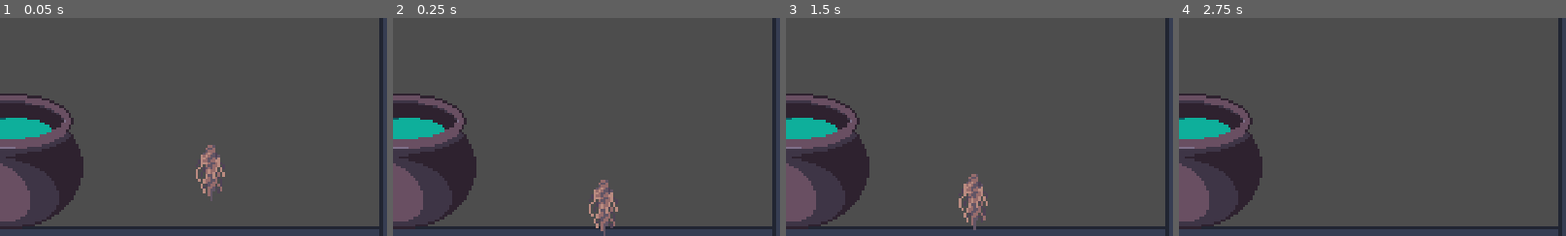
Above: before the commit, frames 1-4 (left to right).
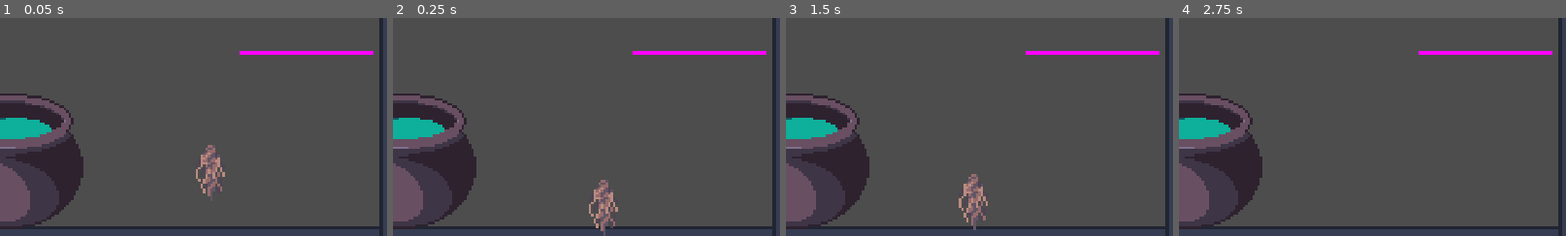
Above: after the commit, the same moments.

Repository: HuskyGameDev/2024s-team3
Game: Godot game, scene res://Scenes/Main.tscn
Same seed, same stepped clock (60 frames per second), same inputs: the game is played once before the commit and once after it. Before the commit the project starts from res://Levels/Main.tscn. The engine's default icon, where the game draws it, is replaced by a stand-in: a white triangle on a blue panel in a dark square.
Inputs (mouse positions are % of the whole screen's width and height, from its top left):
- Up to frame 1 (0.05 s): no input
- Up to frame 2 (0.25 s): no input
- Up to frame 3 (1.5 s): tap Enter at 0.5 s; drag from (51, 82) to (60, 28) at 0.52 s; tap Space at 1.25 s; drag from (78, 93) to (51, 82) at 1.27 s
- Up to frame 4 (2.75 s): move the mouse to (24, 93) at 2.02 s; press the mouse at (24, 93) at 2.03 s
The pictures show only the part of the screen within x 50-100%, y 50-100%; the shares and areas given below are measured in that part.

The runs differ from the first frame. In frame 1, 0.6% of the frame differs, in the area x 61-97%, y 15-17%; in frame 2, 0.6%; in frame 3, 0.6%; in frame 4, 0.6%.
Error before the commit: Invalid access to property or key 'name' on a base object of type 'Nil'. (res://Levels/save_game.gd:8)

Commit message:
started on shelf

Diff:
--- a/Levels/Main.tscn
+++ b/Scenes/Main.tscn
@@ -1,11 +1,11 @@
-[gd_scene load_steps=9 format=3 uid="uid://pvvnkdn6u7y5"]
+[gd_scene load_steps=12 format=3 uid="uid://pvvnkdn6u7y5"]
 
 [ext_resource type="Texture2D" uid="uid://c1na8wlk3ld7h" path="res://Assets/Sprites/icon.svg" id="3_hxi6g"]
 [ext_resource type="PackedScene" uid="uid://cjjarcohy2vqe" path="res://Objects/Stations/Cauldron.tscn" id="3_linin"]
 [ext_resource type="PackedScene" uid="uid://6acoxw3otoc3" path="res://Objects/Ingredients/Ingredient.tscn" id="4_2mp38"]
 [ext_resource type="Resource" uid="uid://co3ioqsw3cskg" path="res://Objects/Ingredients/Resources/thistle_root.tres" id="4_ajrum"]
 [ext_resource type="Resource" uid="uid://cpu7godbyopie" path="res://Objects/Ingredients/Resources/nightshade_petals.tres" id="5_rir7j"]
-[ext_resource type="Script" path="res://Levels/save_game.gd" id="6_d8n68"]
+[ext_resource type="Script" path="res://Scenes/save_game.gd" id="6_d8n68"]
 
 [sub_resource type="GDScript" id="GDScript_jaq21"]
 script/source = "extends Node2D
@@ -21,10 +21,21 @@
 	potion.rigidbody.apply_central_impulse(Vector2(throwAngle, -2000))
 
 
+func _on_shelf_body_entered(body):
+	body.rotation = 0
+	print(\"entered\")
 "
 
 [sub_resource type="RectangleShape2D" id="RectangleShape2D_1aqou"]
 size = Vector2(417, 39.5)
+
+[sub_resource type="RectangleShape2D" id="RectangleShape2D_kyrvs"]
+size = Vector2(330, 114)
+
+[sub_resource type="RectangleShape2D" id="RectangleShape2D_1qc2w"]
+size = Vector2(0.990187, 0.888833)
+
+[sub_resource type="PlaceholderTexture2D" id="PlaceholderTexture2D_c4ekw"]
 
 [node name="Main" type="Node2D"]
 script = SubResource("GDScript_jaq21")
@@ -103,4 +114,26 @@
 [node name="SaveGame" type="Node2D" parent="."]
 script = ExtResource("6_d8n68")
 
+[node name="shelfArea" type="Area2D" parent="."]
+position = Vector2(0.000244141, 6.10352e-05)
+scale = Vector2(1, 1)
+
+[node name="CollisionShape2D" type="CollisionShape2D" parent="shelfArea"]
+position = Vector2(1721, 574)
+shape = SubResource("RectangleShape2D_kyrvs")
+
+[node name="shelf" type="StaticBody2D" parent="shelfArea"]
+scale = Vector2(1, 1)
+
+[node name="CollisionShape2D" type="CollisionShape2D" parent="shelfArea/shelf"]
+position = Vector2(1721, 627)
+scale = Vector2(331.25, 11.25)
+shape = SubResource("RectangleShape2D_1qc2w")
+
+[node name="Sprite2D" type="Sprite2D" parent="shelfArea"]
+position = Vector2(1721, 626.5)
+scale = Vector2(331.25, 11.25)
+texture = SubResource("PlaceholderTexture2D_c4ekw")
+
 [connection signal="potion_made" from="Cauldron" to="." method="_on_cauldron_potion_made"]
+[connection signal="body_entered" from="shelfArea" to="." method="_on_shelf_body_entered"]
--- a/Levels/save_game.gd
+++ b/Scenes/save_game.gd
@@ -5,7 +5,7 @@
 
 func _ready():
 	var save = load_game()
-	print(save.name)
+	#print(save.name)
 
 
 func save_game():
--- /dev/null
+++ b/Scenes/shelf.tscn
@@ -0,0 +1,10 @@
+[gd_scene load_steps=2 format=3 uid="uid://x25d4yt6slwg"]
+
+[sub_resource type="PlaceholderTexture2D" id="PlaceholderTexture2D_8yabb"]
+
+[node name="Shelf" type="Node2D"]
+
+[node name="Sprite2D" type="Sprite2D" parent="."]
+position = Vector2(865.625, 472.125)
+scale = Vector2(528.75, 18.25)
+texture = SubResource("PlaceholderTexture2D_8yabb")
--- a/project.godot
+++ b/project.godot
@@ -11,7 +11,7 @@
 [application]
 
 config/name="Baba Yaga's Bottles"
-run/main_scene="res://Levels/Main.tscn"
+run/main_scene="res://Scenes/Main.tscn"
 config/features=PackedStringArray("4.2", "Forward Plus")
 config/icon="res://Assets/Sprites/icon.svg"
 
@@ -20,6 +20,10 @@
 window/size/viewport_width=1920
 window/size/viewport_height=1080
 window/stretch/mode="canvas_items"
+
+[dotnet]
+
+project/assembly_name="Baba Yaga-s Bottles"
 
 [input]
 
Renamed: Levels/save_game_type.gd -> Scenes/save_game_type.gd
